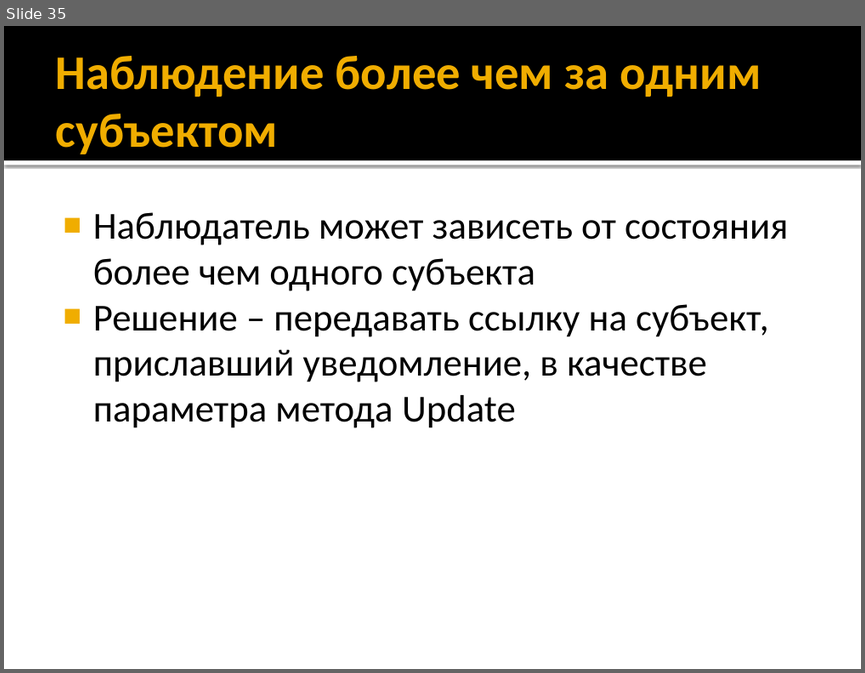
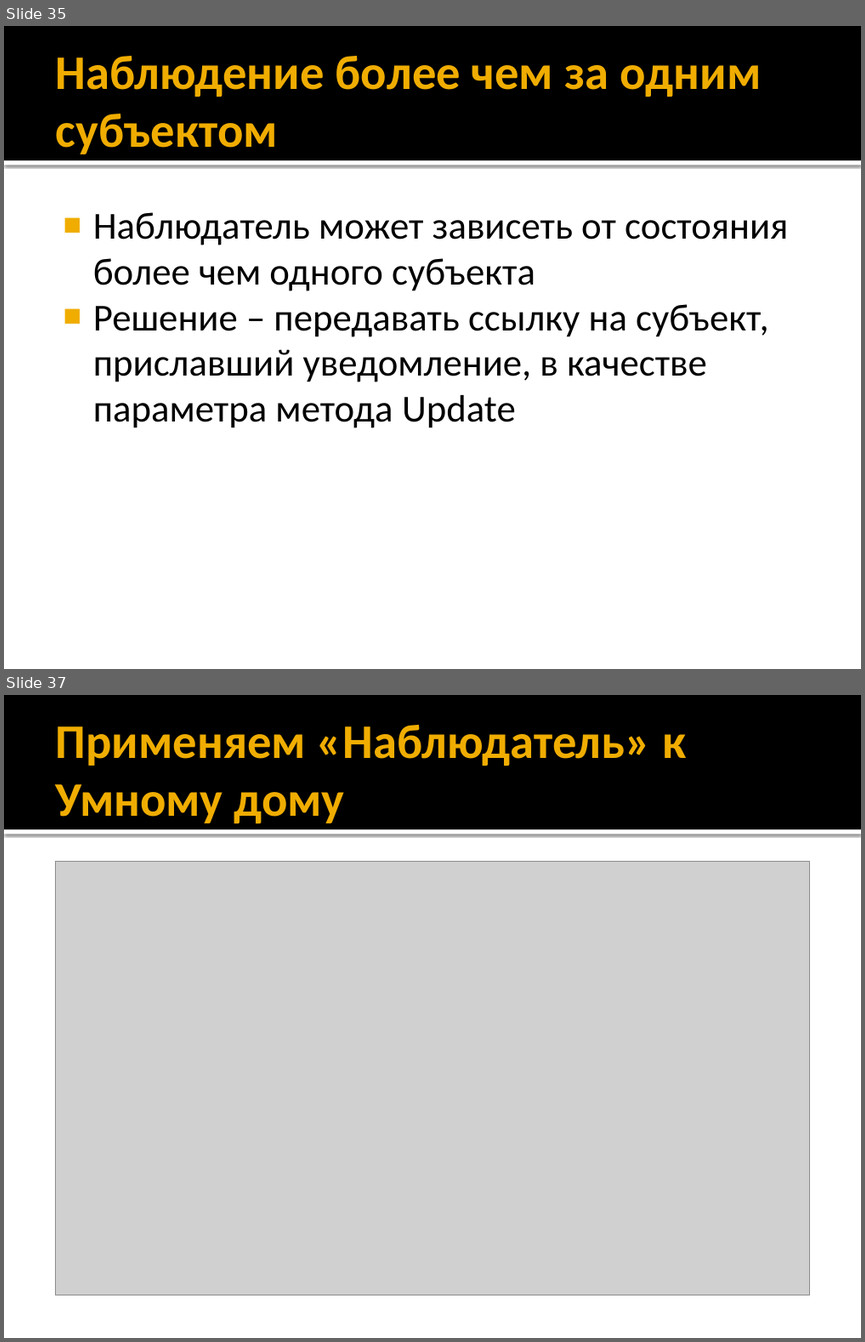
Before and after one commit to alexey-malov/ood, a slide deck: lectures/02.observer/observer.pptx. Shown one above the other, each under a label of ours: slide 35 before the commit, slides 35 and 37 after it; the slides between them are not shown. The pictures are 865x673 and 865x1342 pixels, drawn with LibreOffice and Linux fonts; fonts in the diff are those of the drawing; grey boxes stand for pictures. Boxes give left, top, right and bottom in pixels: in the first picture for what was removed or moved away, otherwise in the second. Text is boxed around its words. In the diff, an @@ line names an element or a change of style, - is before the commit and + after.

Commit message:
Обновил материалы по паттерну "Наблюдатель"

```diff
--- a/lectures/02.observer/observer.pptx
+++ b/lectures/02.observer/observer.pptx
@@ slide 37 added at bbox=[4, 695, 861, 1338], background #FFFFFF; not listed: 2 template elements that a slide beside it also shows @@
@@ title added at bbox=[55, 725, 686, 823], 40.5 pt, text #F0AD00, bold @@
+Применяем «Наблюдатель» к Умному дому
@@ picture added at bbox=[55, 862, 810, 1295] @@
```
Also in this commit, not shown: 2 slides changed, 5 other slides added, 4 other files.
